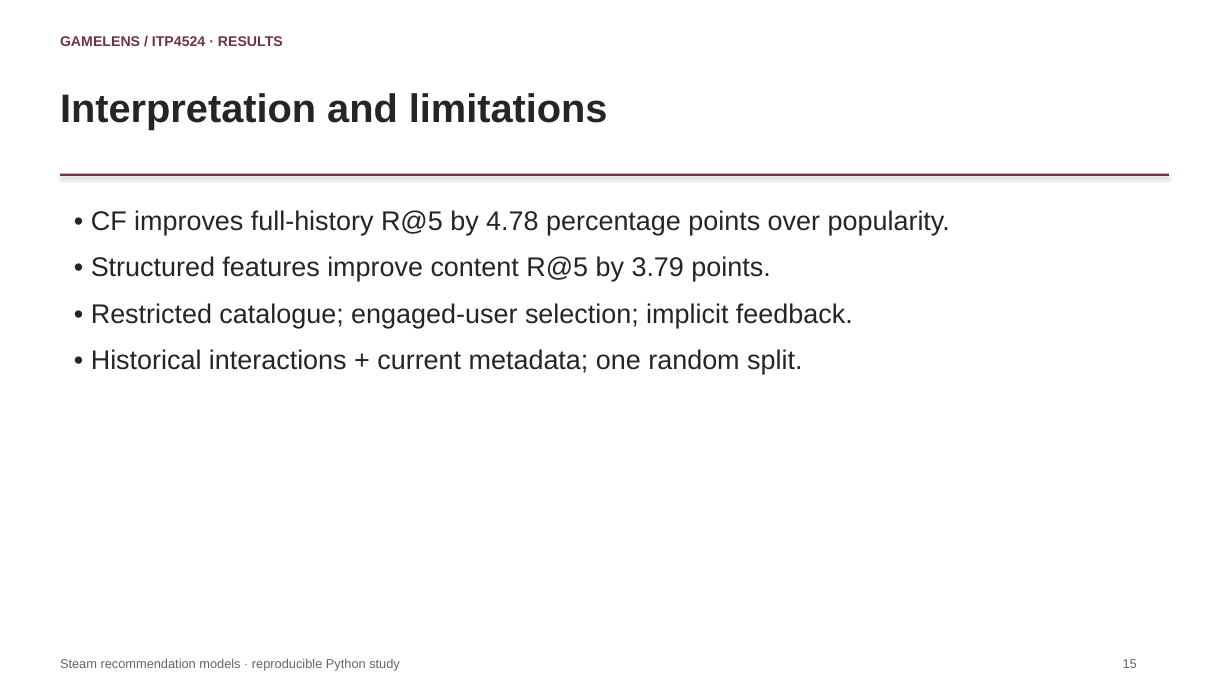
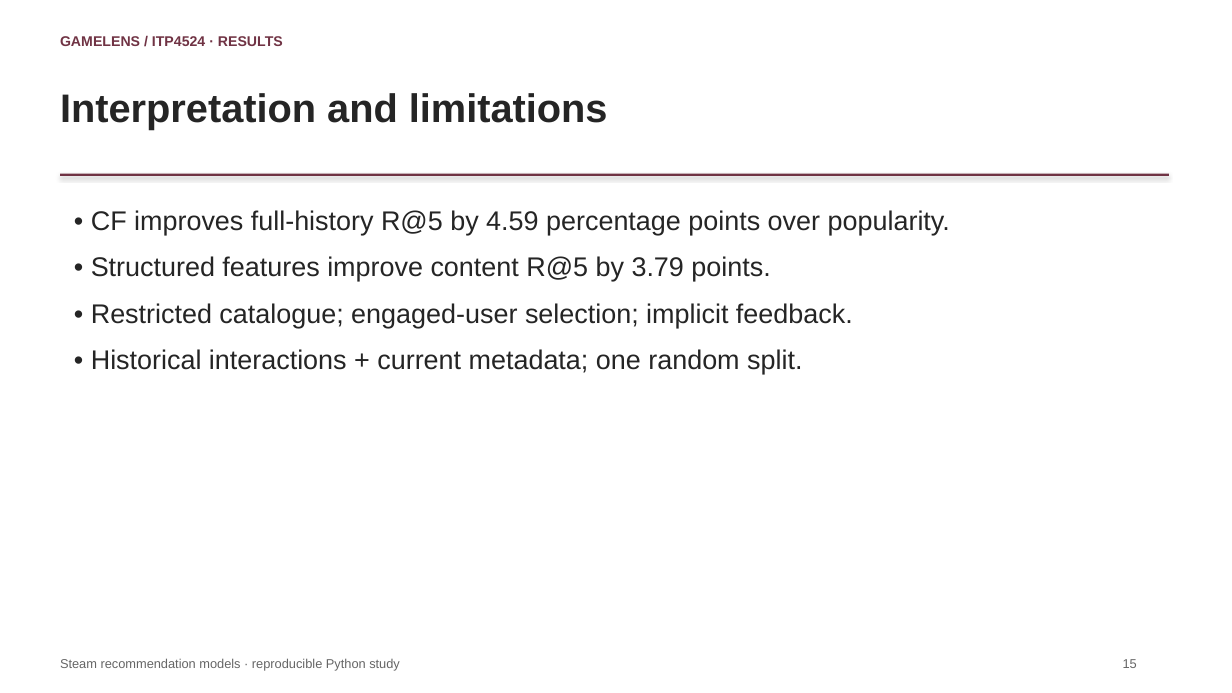
Before and after one commit to CalebChan411/ITP4524GP, a slide deck: slide 15 of part_b/game_recommendation/presentation.pptx. Drawn at 1232x693 pixels with LibreOffice and Linux fonts; fonts in the diff are those of the drawing. Boxes give left, top, right and bottom in pixels: in the first picture for what was removed or moved away, otherwise in the second. Text is boxed around its words. In the diff, an @@ line names an element or a change of style, - is before the commit and + after.

```diff
--- a/part_b/game_recommendation/presentation.pptx
+++ b/part_b/game_recommendation/presentation.pptx
@@ text at [91,210,950,235]: text changed @@
-• CF improves full-history R@5 by 4.78 percentage points over popularity.
+• CF improves full-history R@5 by 4.59 percentage points over popularity.
```
Also in this commit, not shown: 3 other slides changed, 8 other files.
